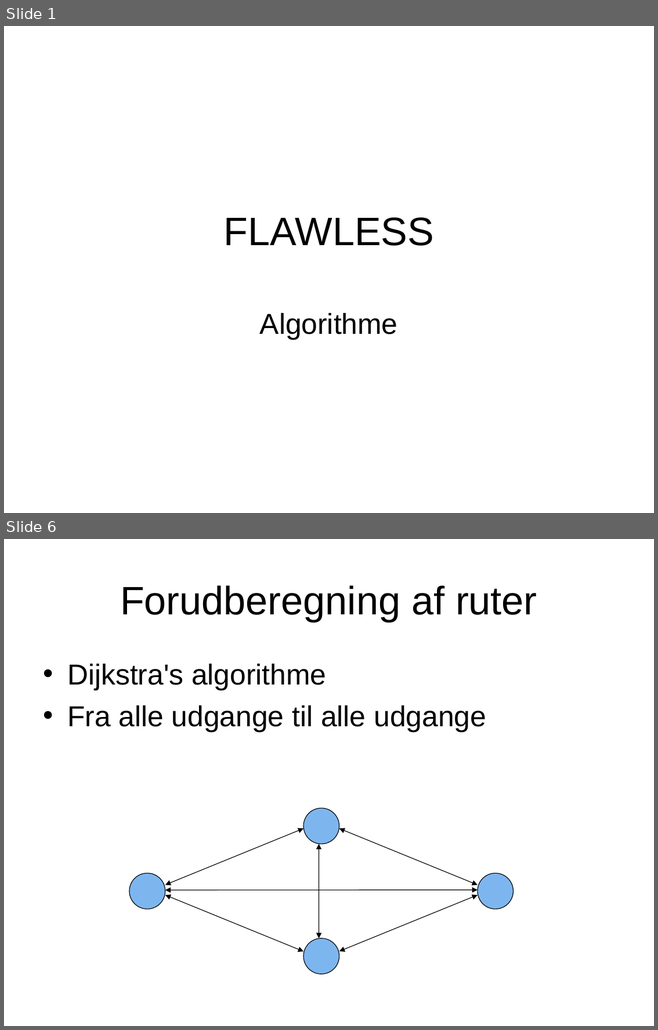
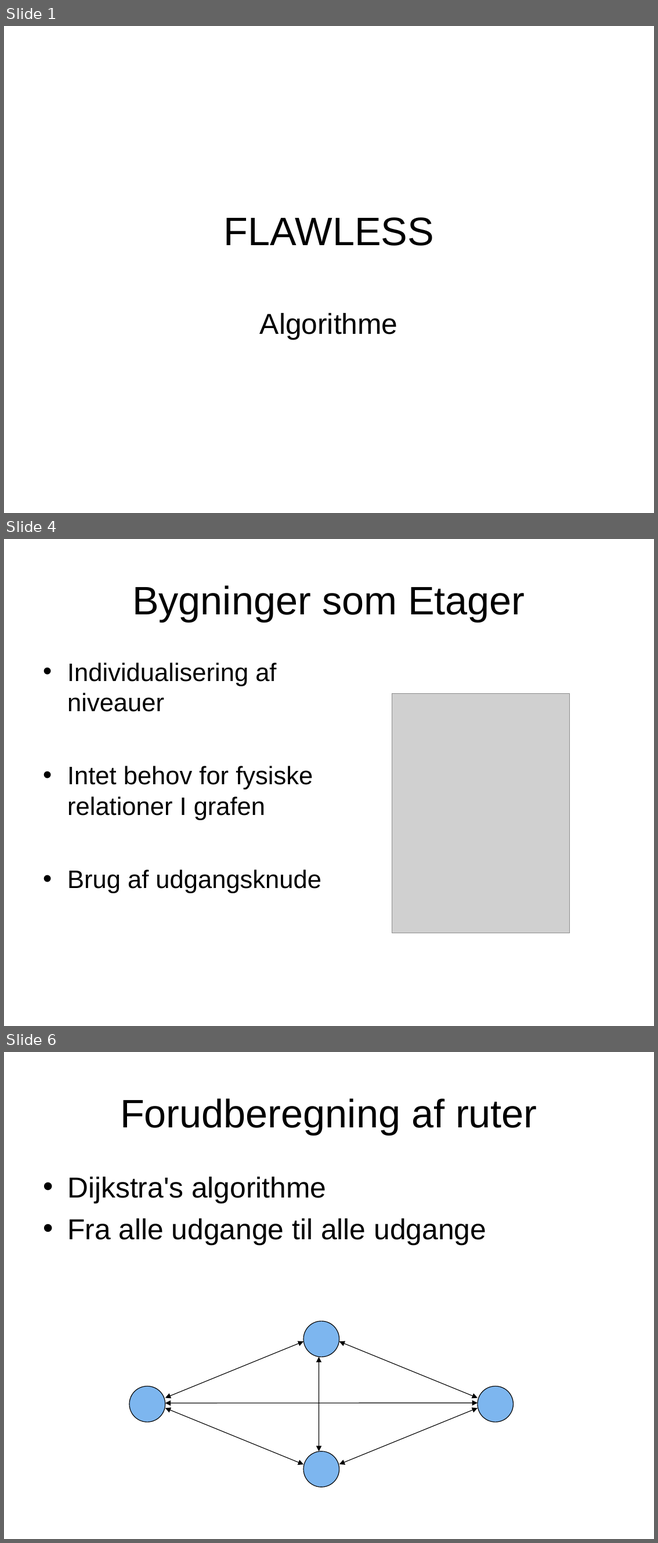
Before and after one commit to zanderdk/P1, a slide deck: FLAWLESS-Algorithme.ppt. Shown one above the other, each under a label of ours: slides 1 and 6 before the commit, slides 1, 4 and 6 after it; the slides between them are not shown. The pictures are 658x1030 and 658x1543 pixels, drawn with LibreOffice and Linux fonts; fonts in the diff are those of the drawing; grey boxes stand for pictures. Boxes give left, top, right and bottom in pixels: in the first picture for what was removed or moved away, otherwise in the second. Text is boxed around its words. In the diff, an @@ line names an element or a change of style, - is before the commit and + after.

```diff
--- a/FLAWLESS-Algorithme.ppt
+++ b/FLAWLESS-Algorithme.ppt
@@ slide 4 added at [4,539,654,1026], background #FFFFFF @@
@@ title added at [132,585,524,622], 44 pt, text #000000 @@
+Bygninger som Etager
@@ text added at [67,663,321,893], 28 pt, text #000000 @@
+• Individualisering af niveauer
+• Intet behov for fysiske relationer I grafen
+• Brug af udgangsknude
@@ picture added at [392,694,569,933] @@
```
Also in this commit, not shown: 1 slide changed, 4 other slides added, 3 slides removed.
